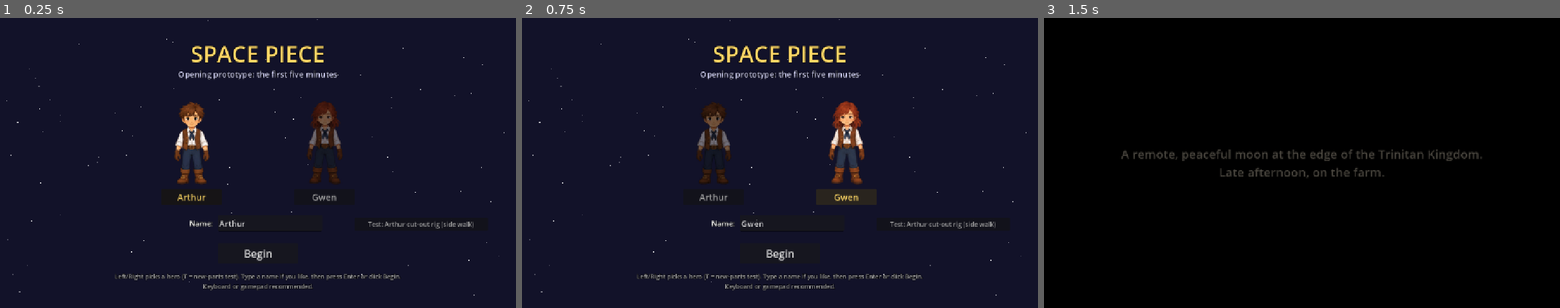
Above: before the commit, frames 1-3 (left to right).
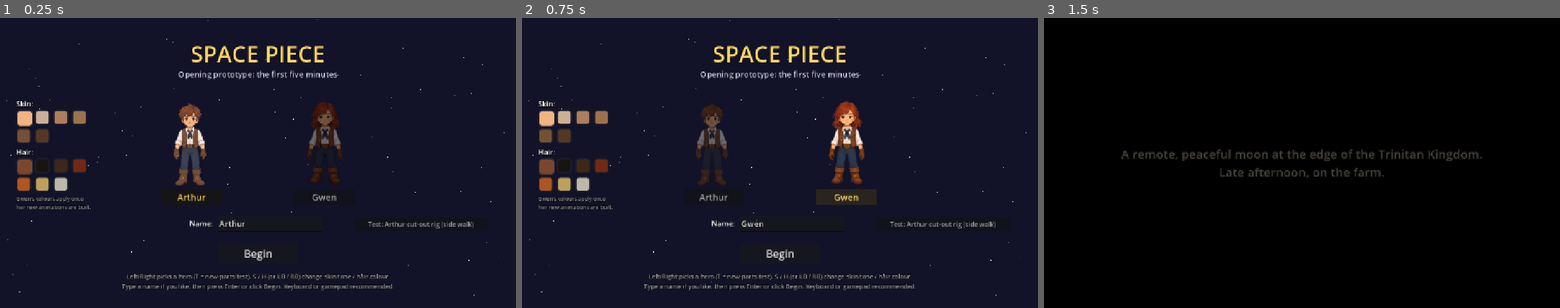
Above: after the commit, the same moments.

Repository: Grabthar21/galactic-adventure
Game: Godot game, scene res://main.tscn
Two runs of this game, one before a commit and one after it. Both use one fixed random seed, a clock stepped at 60 frames per second and the inputs below.
Inputs:
- Up to frame 1 (0.25 s): no input
- Up to frame 2 (0.75 s): click "Gwen" at 0.5 s
- Up to frame 3 (1.5 s): click "Begin" at 1.25 s

The runs differ from the first frame. In frame 1, 3.6% of the frame differs, in the area x 3-78%, y 28-94%; in frame 2, 3.1%; in frame 3, nothing differs.

Commit message:
Player customization: skin tone + hair colour
- tools/sprixen/masks.py: every built strip gets a matching *_mask.png
  (R = skin, G = hair). Hair = the hair mass from the top of the head; eyes, brows,
  mouth and the face/jaw line art are excluded; skin includes ears, nape, forearms
  and its soft edge so nothing glows around a darker face. build_char.py writes
  them and records skin_ref / hair_ref in art/<name>_anims.json.
- shaders/recolor.gdshader re-shades masked pixels to the chosen colour, keeping
  line art, shading and highlights; modulate (hurt flash / roll fade) still applies.
- player.gd: mask per animation (swapped on animation_changed), set_appearance().
- GameState: SKIN_TONES / HAIR_COLORS presets, skin_color / hair_color.
- Title screen: skin and hair swatches (click, or S / H, or LB / RB) with a live
  recoloured Arthur preview.
- tests/render_appearance.gd, render_title.gd, render_ingame.gd: real-renderer
  screenshots under xvfb for visual checks.

Co-Authored-By: Claude Opus 5.5 <noreply@anthropic.com>
Claude-Session: https://claude.ai/code/session_01BTTj8a1B5QVYLgtfGJQMDk

Diff:
--- a/art/arthur_anims.json
+++ b/art/arthur_anims.json
@@ -22,5 +22,15 @@
  "idle_up": {
   "frames": 32,
   "fps": 12
- }
+ },
+ "skin_ref": [
+  0.9451,
+  0.702,
+  0.5098
+ ],
+ "hair_ref": [
+  0.4824,
+  0.2784,
+  0.1725
+ ]
 }
--- a/scripts/game_state.gd
+++ b/scripts/game_state.gd
@@ -7,6 +7,28 @@
 var valor := 0
 var pup_choice := ""          # "freed" or "shooed"
 var stranger_attitude := ""   # "willing" or "begrudging"
+# Appearance (title screen). null = the drawing's own colours.
+var skin_color = null          # Color or null
+var hair_color = null          # Color or null
+
+# Customization presets. Index 0 = as drawn.
+const SKIN_TONES := [
+	["As drawn", null],
+	["Fair", Color(1.0, 0.86, 0.74)],
+	["Tan", Color(0.85, 0.62, 0.45)],
+	["Olive", Color(0.76, 0.56, 0.38)],
+	["Brown", Color(0.58, 0.39, 0.26)],
+	["Deep", Color(0.42, 0.27, 0.18)],
+]
+const HAIR_COLORS := [
+	["As drawn", null],
+	["Black", Color(0.12, 0.10, 0.10)],
+	["Dark brown", Color(0.30, 0.19, 0.12)],
+	["Auburn", Color(0.55, 0.20, 0.10)],
+	["Ginger", Color(0.85, 0.42, 0.16)],
+	["Blond", Color(0.93, 0.78, 0.45)],
+	["Platinum", Color(0.92, 0.90, 0.84)],
+]
 
 
 func _ready() -> void:
--- a/scripts/player.gd
+++ b/scripts/player.gd
@@ -42,6 +42,8 @@
 
 var sprite: AnimatedSprite2D
 var fx: Node2D
+var _masks := {}               # animation name -> skin/hair mask strip (player customization)
+var _recolor: ShaderMaterial
 
 
 func _ready() -> void:
@@ -111,7 +113,46 @@
 		_add_anim(frames, tex, "walk_side", [[1, 0], [1, 1], [1, 2], [1, 3]], 8.0)
 		_add_anim(frames, tex, "idle_side", [[1, 0]], 1.0)
 	sprite.sprite_frames = frames
+	_setup_recolor(anims)
 	sprite.play("idle_down")
+
+
+## Skin / hair customization: shaders/recolor.gdshader with the mask strip of the current animation.
+func _setup_recolor(anims: Dictionary) -> void:
+	_recolor = ShaderMaterial.new()
+	_recolor.shader = load("res://shaders/recolor.gdshader")
+	if anims.has("skin_ref"):
+		var s: Array = anims["skin_ref"]
+		_recolor.set_shader_parameter("skin_ref", Vector3(s[0], s[1], s[2]))
+	if anims.has("hair_ref"):
+		var h: Array = anims["hair_ref"]
+		_recolor.set_shader_parameter("hair_ref", Vector3(h[0], h[1], h[2]))
+	sprite.material = _recolor
+	if not sprite.animation_changed.is_connected(_apply_mask):
+		sprite.animation_changed.connect(_apply_mask)
+	set_appearance(GameState.skin_color, GameState.hair_color)
+
+
+## skin / hair: a Color, or null to keep the colours as drawn.
+func set_appearance(skin, hair) -> void:
+	if _recolor == null:
+		return
+	_recolor.set_shader_parameter("recolor_skin", skin is Color)
+	_recolor.set_shader_parameter("recolor_hair", hair is Color)
+	if skin is Color:
+		_recolor.set_shader_parameter("skin_color", Vector3(skin.r, skin.g, skin.b))
+	if hair is Color:
+		_recolor.set_shader_parameter("hair_color", Vector3(hair.r, hair.g, hair.b))
+	_apply_mask()
+
+
+func _apply_mask() -> void:
+	if _recolor == null:
+		return
+	var m = _masks.get(String(sprite.animation))
+	_recolor.set_shader_parameter("has_mask", m != null)
+	if m != null:
+		_recolor.set_shader_parameter("mask_tex", m)
 
 
 func _load_manifest(hero_name: String) -> Dictionary:
@@ -141,6 +182,12 @@
 
 
 func _add_anim(frames: SpriteFrames, tex: Texture2D, anim: String, cells: Array, fps: float) -> void:
+	# a strip built by tools/sprixen has a matching <strip>_mask.png for skin/hair recolouring
+	var mask_path := tex.resource_path.replace(".png", "_mask.png")
+	if tex.resource_path.ends_with(".png") and ResourceLoader.exists(mask_path):
+		_masks[anim] = load(mask_path)
+	else:
+		_masks.erase(anim)
 	frames.add_animation(anim)
 	frames.set_animation_speed(anim, fps)
 	frames.set_animation_loop(anim, true)
--- a/scripts/ui.gd
+++ b/scripts/ui.gd
@@ -29,6 +29,10 @@
 var name_edit: LineEdit
 var hero_preview: Array = []
 var hero_test_btn: Button
+var _skin_sel := 0
+var _hair_sel := 0
+var _swatches := {"skin": [], "hair": []}
+var _preview_mat: ShaderMaterial
 
 
 func _ready() -> void:
@@ -333,7 +337,12 @@
 		var hero: String = ["arthur", "gwen"][i]
 		var tr := TextureRect.new()
 		var at := AtlasTexture.new()
-		at.atlas = load("res://art/%s_frames.png" % hero)
+		var strip := "res://art/%s_down_idle.png" % hero
+		if ResourceLoader.exists(strip) and ResourceLoader.exists(strip.replace(".png", "_mask.png")):
+			at.atlas = load(strip)
+			tr.material = _make_preview_material(hero, strip.replace(".png", "_mask.png"))
+		else:
+			at.atlas = load("res://art/%s_frames.png" % hero)
 		at.region = Rect2(0, 0, 98, 148)
 		tr.texture = at
 		tr.stretch_mode = TextureRect.STRETCH_KEEP_ASPECT_CENTERED
@@ -369,6 +378,7 @@
 	test_btn.pressed.connect(func(): _pick_hero(2))
 	title.add_child(test_btn)
 	hero_test_btn = test_btn
+	_build_appearance_picker()
 	var go := Button.new()
 	go.text = "Begin"
 	go.focus_mode = Control.FOCUS_NONE
@@ -378,12 +388,89 @@
 	go.pressed.connect(_start)
 	title.add_child(go)
 	var hint := _label(title, 15, Color(1, 1, 1, 0.6))
-	hint.text = "Left/Right picks a hero (T = new-parts test). Type a name if you like, then press Enter or click Begin.\nKeyboard or gamepad recommended."
+	hint.text = "Left/Right picks a hero (T = new-parts test). S / H (or LB / RB) change skin tone / hair colour.\nType a name if you like, then press Enter or click Begin. Keyboard or gamepad recommended."
 	hint.horizontal_alignment = HORIZONTAL_ALIGNMENT_CENTER
 	hint.size = Vector2(1280, 50)
 	hint.position = Vector2(0, 630)
 	_pick_hero(0)
 	title.move_to_front()
+
+
+# ---------- appearance (skin tone / hair colour) ----------
+
+func _make_preview_material(hero: String, mask_path: String) -> ShaderMaterial:
+	var m := ShaderMaterial.new()
+	m.shader = load("res://shaders/recolor.gdshader")
+	m.set_shader_parameter("mask_tex", load(mask_path))
+	m.set_shader_parameter("has_mask", true)
+	var path := "res://art/%s_anims.json" % hero
+	if FileAccess.file_exists(path):
+		var d = JSON.parse_string(FileAccess.get_file_as_string(path))
+		if d is Dictionary and d.has("skin_ref") and d.has("hair_ref"):
+			m.set_shader_parameter("skin_ref", Vector3(d.skin_ref[0], d.skin_ref[1], d.skin_ref[2]))
+			m.set_shader_parameter("hair_ref", Vector3(d.hair_ref[0], d.hair_ref[1], d.hair_ref[2]))
+	if hero == "arthur":
+		_preview_mat = m
+	return m
+
+
+func _build_appearance_picker() -> void:
+	var rows := [["Skin", "skin", GameState.SKIN_TONES, Color(0.945, 0.702, 0.51)],
+			["Hair", "hair", GameState.HAIR_COLORS, Color(0.482, 0.278, 0.173)]]
+	for r in rows.size():
+		var lab := _label(title, 18, Color.WHITE)
+		lab.text = rows[r][0] + ":"
+		lab.position = Vector2(40, 200 + r * 120)
+		var presets: Array = rows[r][2]
+		for k in presets.size():
+			var col: Color = presets[k][1] if presets[k][1] is Color else rows[r][3]
+			var b := Button.new()
+			b.focus_mode = Control.FOCUS_NONE
+			b.tooltip_text = presets[k][0]
+			b.size = Vector2(38, 38)
+			b.position = Vector2(40 + (k % 4) * 46, 228 + r * 120 + (k / 4) * 46)
+			var sb := _swatch_box(col, Color(0.15, 0.15, 0.2))
+			b.add_theme_stylebox_override("normal", sb)
+			b.add_theme_stylebox_override("hover", _swatch_box(col, Color(1, 1, 1, 0.7)))
+			b.add_theme_stylebox_override("pressed", sb)
+			var which: String = rows[r][1]
+			b.pressed.connect(func(): _pick_look(which, k))
+			title.add_child(b)
+			_swatches[which].append(b)
+	var note := _label(title, 13, Color(1, 1, 1, 0.55))
+	note.text = "Gwen's colours apply once\nher new animations are built."
+	note.position = Vector2(40, 440)
+	_pick_look("skin", 0)
+	_pick_look("hair", 0)
+
+
+func _swatch_box(bg: Color, border: Color) -> StyleBoxFlat:
+	var s := _box(bg, border)
+	s.set_content_margin_all(2)
+	s.set_corner_radius_all(8)
+	return s
+
+
+func _pick_look(which: String, k: int) -> void:
+	if which == "skin":
+		_skin_sel = k
+		GameState.skin_color = GameState.SKIN_TONES[k][1]
+	else:
+		_hair_sel = k
+		GameState.hair_color = GameState.HAIR_COLORS[k][1]
+	for j in _swatches[which].size():
+		var sel: bool = j == k
+		_swatches[which][j].scale = Vector2.ONE * (1.12 if sel else 1.0)
+		_swatches[which][j].modulate = Color.WHITE if sel else Color(0.8, 0.8, 0.8)
+	if _preview_mat:
+		var s = GameState.skin_color
+		var h = GameState.hair_color
+		_preview_mat.set_shader_parameter("recolor_skin", s is Color)
+		_preview_mat.set_shader_parameter("recolor_hair", h is Color)
+		if s is Color:
+			_preview_mat.set_shader_parameter("skin_color", Vector3(s.r, s.g, s.b))
+		if h is Color:
+			_preview_mat.set_shader_parameter("hair_color", Vector3(h.r, h.g, h.b))
 
 
 func _pick_hero(i: int) -> void:
--- /dev/null
+++ b/shaders/recolor.gdshader
@@ -0,0 +1,48 @@
+// Player customization: recolours skin and hair on the character sprites.
+// The build (tools/sprixen/masks.py) writes a mask strip beside every animation strip:
+//   R = skin weight, G = hair weight (same layout as the colour strip, so the same UV works
+//   for both). Each masked pixel is re-shaded: its brightness relative to the reference colour
+//   is applied to the chosen colour, so shading, line art and highlights are kept.
+shader_type canvas_item;
+
+uniform sampler2D mask_tex : filter_linear;
+uniform bool has_mask = false;
+uniform bool recolor_skin = false;
+uniform bool recolor_hair = false;
+uniform vec3 skin_ref = vec3(0.945, 0.694, 0.502);
+uniform vec3 hair_ref = vec3(0.478, 0.278, 0.173);
+uniform vec3 skin_color = vec3(0.945, 0.694, 0.502);
+uniform vec3 hair_color = vec3(0.478, 0.278, 0.173);
+
+varying vec4 tint;   // vertex colour (modulate: hurt flash, roll fade)
+
+const vec3 LUMA = vec3(0.299, 0.587, 0.114);
+
+vec3 reshade(vec3 c, vec3 ref, vec3 target) {
+	float r = dot(c, LUMA) / max(dot(ref, LUMA), 0.001);
+	vec3 o = target * r;
+	// highlights brighter than the new colour can hold go toward white instead of clipping
+	float over = max(max(o.r, max(o.g, o.b)) - 1.0, 0.0);
+	o = clamp(o, 0.0, 1.0) + over * 0.5;
+	// keep the drawing's subtle warm/cool shading variation
+	o += (c - ref * r) * 0.5;
+	return clamp(o, 0.0, 1.0);
+}
+
+void vertex() {
+	tint = COLOR;
+}
+
+void fragment() {
+	vec4 c = texture(TEXTURE, UV);
+	if (has_mask) {
+		vec4 m = texture(mask_tex, UV);
+		if (recolor_skin) {
+			c.rgb = mix(c.rgb, reshade(c.rgb, skin_ref, skin_color), m.r);
+		}
+		if (recolor_hair) {
+			c.rgb = mix(c.rgb, reshade(c.rgb, hair_ref, hair_color), m.g);
+		}
+	}
+	COLOR = c * tint;
+}
--- /dev/null
+++ b/tests/render_appearance.gd
@@ -0,0 +1,44 @@
+extends SceneTree
+## Renders the player with several skin/hair choices in several animations through the real
+## GPU path (run under xvfb) and saves /tmp/appearance_render.png for a visual check.
+## usage: xvfb-run -a godot --rendering-driver opengl3 --path . -s tests/render_appearance.gd
+
+var _frames := 0
+
+
+func _initialize() -> void:
+	var bg := ColorRect.new()
+	bg.color = Color(0.43, 0.65, 0.33)
+	bg.size = Vector2(1280, 720)
+	root.add_child(bg)
+
+
+func _spawn() -> void:
+	var gs = root.get_node("GameState")
+	var combos := [[0, 0], [1, 1], [2, 4], [4, 5], [5, 6], [3, 3]]
+	var anims := ["idle_down", "walk_side", "walk_down", "walk_up"]
+	for y in anims.size():
+		for x in combos.size():
+			var p = load("res://scripts/player.gd").new()
+			root.add_child(p)
+			p.setup("arthur")
+			p.set_physics_process(false)     # keep the chosen animation (no movement logic)
+			p.set_process(false)
+			p.set_appearance(gs.SKIN_TONES[combos[x][0]][1], gs.HAIR_COLORS[combos[x][1]][1])
+			p.sprite.play(anims[y])
+			p.sprite.pause()
+			p.sprite.frame = 3
+			p.sprite.scale = Vector2(1.1, 1.1)
+			p.position = Vector2(110 + x * 205, 172 + y * 176)
+
+
+func _process(_delta: float) -> bool:
+	_frames += 1
+	if _frames == 2:
+		_spawn()
+	if _frames == 8:
+		var img := root.get_texture().get_image()
+		img.save_png("/tmp/appearance_render.png")
+		print("saved /tmp/appearance_render.png ", img.get_size())
+		return true
+	return false
--- /dev/null
+++ b/tests/render_ingame.gd
@@ -0,0 +1,33 @@
+extends SceneTree
+## Starts the game with a chosen look and screenshots gameplay (real renderer, under xvfb).
+var _f := 0
+var _main: Node
+
+
+func _initialize() -> void:
+	_main = load(ProjectSettings.get_setting("application/run/main_scene")).instantiate()
+	root.add_child(_main)
+
+
+func _find(n: Node, m: String) -> Node:
+	if n.has_method(m):
+		return n
+	for c in n.get_children():
+		var r = _find(c, m)
+		if r:
+			return r
+	return null
+
+
+func _process(_d: float) -> bool:
+	_f += 1
+	if _f == 5:
+		var ui = _find(root, "_pick_look")
+		ui._pick_look("skin", 4)
+		ui._pick_look("hair", 5)
+		ui._start()
+	if _f == 200:
+		root.get_texture().get_image().save_png("/tmp/ingame.png")
+		print("saved; player skin=", root.get_node("GameState").skin_color)
+		return true
+	return false
--- /dev/null
+++ b/tests/render_title.gd
@@ -0,0 +1,36 @@
+extends SceneTree
+## Screenshots the title screen with a few appearance picks (real renderer, run under xvfb).
+var _f := 0
+var _ui: Node
+
+
+func _initialize() -> void:
+	var main = load(ProjectSettings.get_setting("application/run/main_scene")).instantiate()
+	root.add_child(main)
+
+
+func _find(n: Node) -> Node:
+	if n.has_method("_pick_look"):
+		return n
+	for c in n.get_children():
+		var r = _find(c)
+		if r:
+			return r
+	return null
+
+
+func _process(_d: float) -> bool:
+	_f += 1
+	if _f == 5:
+		_ui = _find(root)
+	var shots := {8: [0, 0], 12: [5, 5], 16: [4, 1], 20: [2, 4]}
+	for k in shots:
+		if _f == k and _ui:
+			_ui._pick_look("skin", shots[k][0])
+			_ui._pick_look("hair", shots[k][1])
+		if _f == k + 2:
+			root.get_texture().get_image().save_png("/tmp/title_%d.png" % k)
+	if _f == 24:
+		print("title shots saved; ui found: ", _ui != null)
+		return true
+	return false
Binary file added: art/arthur_down_idle_mask.png
Binary file added: art/arthur_down_walk_mask.png
Binary file added: art/arthur_side_idle_mask.png
Binary file added: art/arthur_side_walk_mask.png
Binary file added: art/arthur_up_idle_mask.png
Binary file added: art/arthur_up_walk_mask.png
Binary file added: art/arthur_v2_side_idle_mask.png
Not shown, added: shaders/recolor.gdshader.uid
Not shown, added: tests/render_appearance.gd.uid
Not shown, added: tests/render_title.gd.uid
